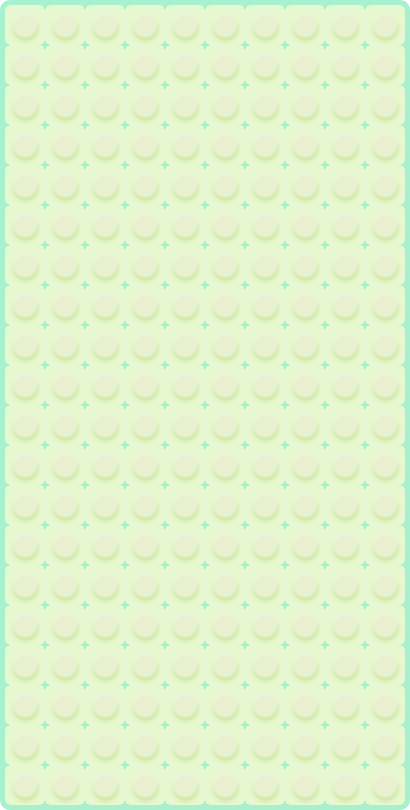
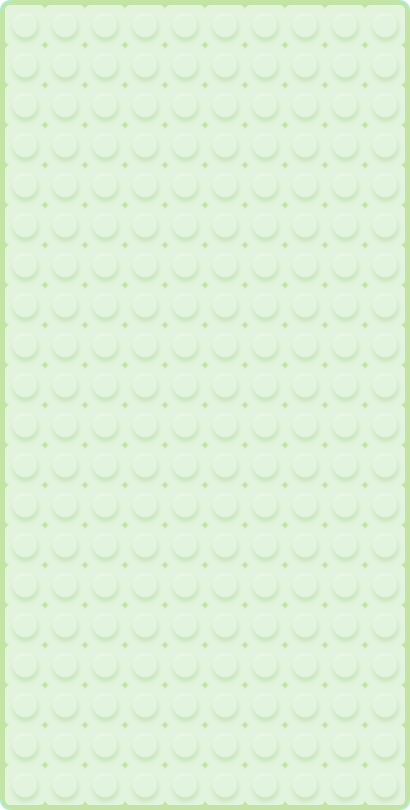
The second 410px x 810px image is a revision of the first. Changes to its layers:
added layer "Layer 2" above "Layer 2 copy 10" over [0, 0, 410, 810]
hid "Layer 2 copy 10" over [5, 405, 405, 805]
hid "Layer 2 copy 9" over [5, 5, 405, 405]
